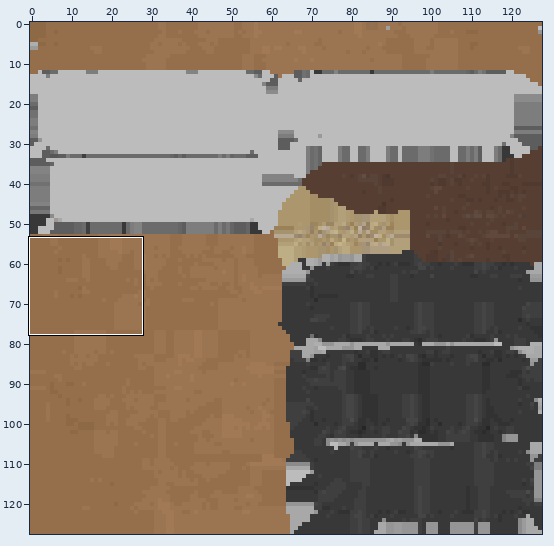
Sprite sheet -- Assets/Ola/Materials/SourceImages/PuzzleBox/R2_PuzzleBox_Base_AlbedoTransparency.png. Above, an overview of the earlier version with the close-up marked.
Close-up. Before the edit:
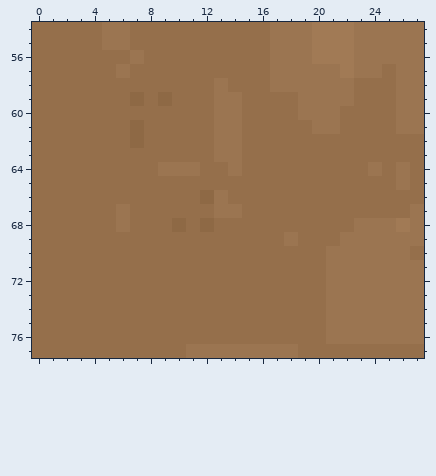
The file is 128x128 pixels. Colours within 5 levels of each other are drawn and written as one. Shown: x 0..27, y 54..77.
After the commit:
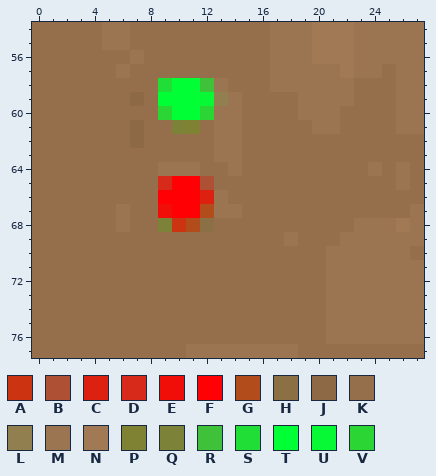
Palette (. is transparent): A #cc3311  B #ae5033  C #dd2110  D #d82a1b  E #f10e08  F #ff0004  G #b24d1b  H #8b6f45  J #8e6945  K #956f4b  L #927f50  M #9b7551  N #a17a55  P #7f8133  Q #7c8339  R #40c13a  S #20de35  T #00ff34  U #07f834  V #2bd533
Diff:
@@ x 7..15 @@
 57 KKKKKKKKK
-58 KKKKKKMKK
-59 JKJKKKMMK
-60 KKKKKKMMK
-61 JKKKKKMMK
+58 KKSTTRMKK
+59 JKTTTULMK
+60 KKVTTVMMK
+61 JKKQPKMMK
 62 JKKKKKMMK
@@ x 7..14 @@
 64 KKMMMKKM
-65 KKKKKKKK
-66 KKKKKJMK
-67 KKKKKKMM
-68 KKKJKJKK
+65 KKDFFBKK
+66 KKFFFCMK
+67 KKEFFGMM
+68 KKQAGHKK
 69 KKKKKKKK
Changed places in both close-ups, as pixel boxes (x1, y1, x2, y2):
changed: (158, 78, 228, 232)
